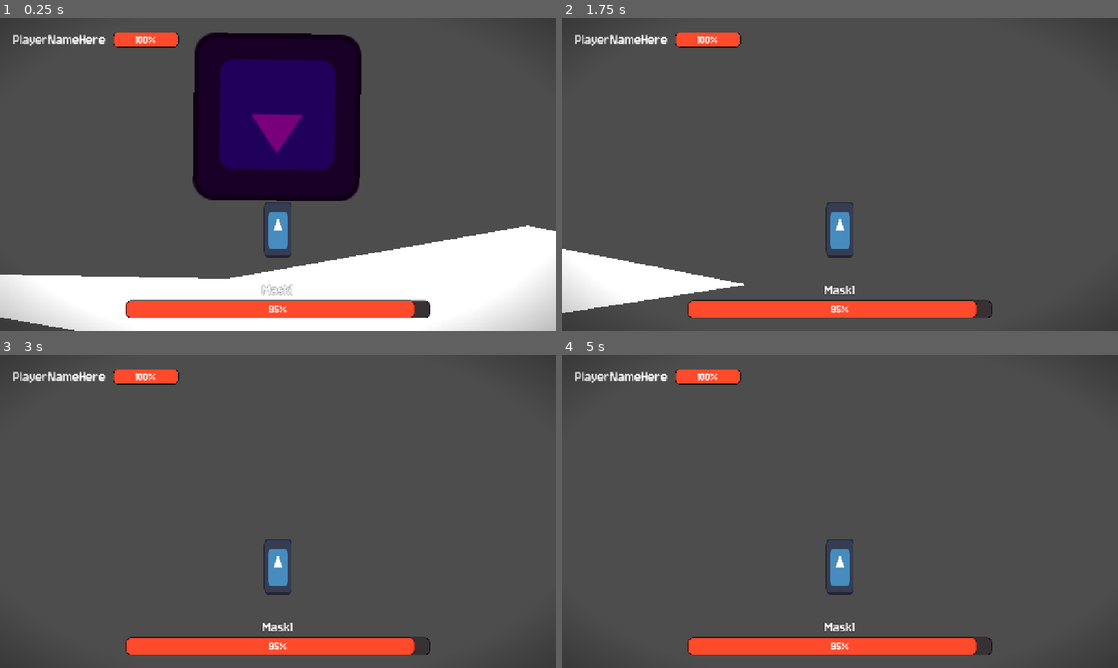
Above: before the commit, frames 1-4 (two rows, left to right).
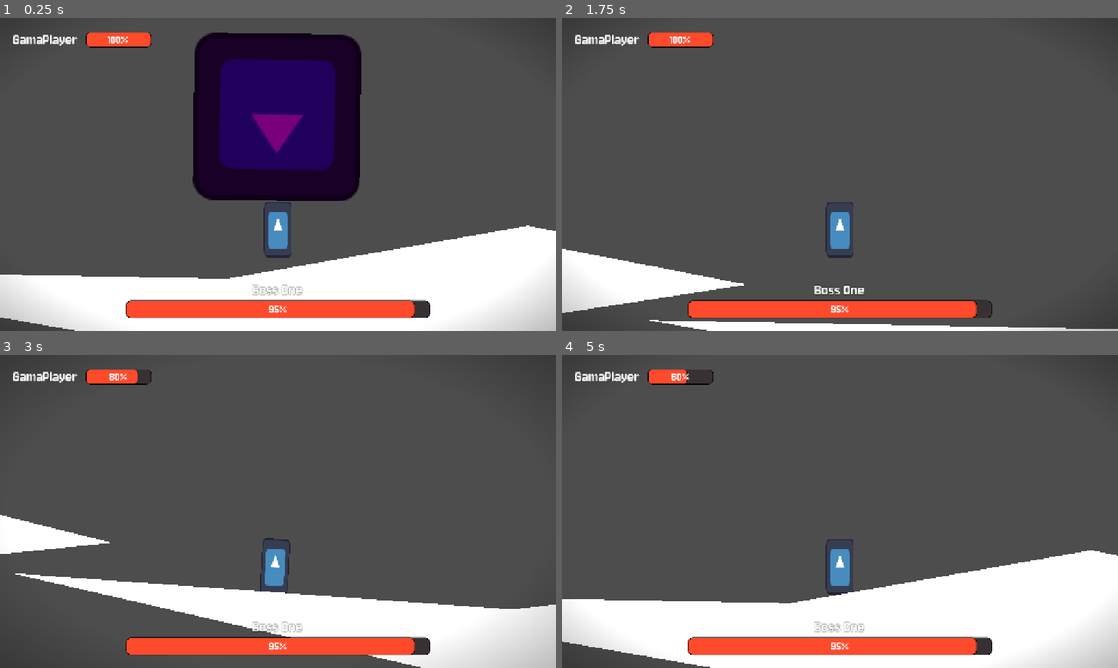
Above: after the commit, the same moments.

Repository: Jeremy-81/GamaBanda
Game: Godot game, scene res://scenes/boss_fight.tscn
Two runs of this game, one before a commit and one after it. Both use one fixed random seed, a clock stepped at 60 frames per second and the inputs below. The engine's default icon, where the game draws it, is replaced by a stand-in: a white triangle on a blue panel in a dark square.
Inputs:
- Up to frame 1 (0.25 s): no input
- Up to frame 2 (1.75 s): hold D (go_right) from 0.53 s (still down); tap Shift (dash) at 0.6, 1.35 s; tap Space (jump) at 0.77, 1.52 s
- Up to frame 3 (3 s): release D (go_right) at 2.03 s; hold A (go_left) 2.03-2.78 s; tap Shift (dash) at 2.1, 2.85 s; hold D (go_right) from 2.78 s (still down)
- Up to frame 4 (5 s): tap Space (jump) at 3.02, 3.77, 4.52 s; tap Shift (dash) at 3.6, 4.35 s; release D (go_right) at 4.28 s; hold A (go_left) from 4.28 s (still down)

The runs differ from the first frame. In frame 1, 1.0% of the frame differs, in the area x 2-55%, y 4-89%; in frame 2, 2.5%; in frame 3, 14%; in frame 4, 23%, in the area x 0-100%, y 4-100%.

Commit message:
Game over & game won

Diff:
--- a/ressources/theme.tres
+++ b/ressources/theme.tres
@@ -2,6 +2,17 @@
 
 [ext_resource type="FontFile" uid="uid://chla6mhf6wpl0" path="res://assets/fonts/Jersey_10/Jersey10-Regular.ttf" id="1_jb3ky"]
 [ext_resource type="FontFile" uid="uid://duqx5nydbyw75" path="res://assets/fonts/Jacquard_24/Jacquard24-Regular.ttf" id="2_cgoy4"]
+
+[sub_resource type="StyleBoxFlat" id="StyleBoxFlat_502qo"]
+bg_color = Color(0.5356966, 0.35413286, 0.07996858, 1)
+corner_radius_top_left = 5
+corner_radius_top_right = 5
+corner_radius_bottom_right = 5
+corner_radius_bottom_left = 5
+expand_margin_left = 20.0
+expand_margin_top = 10.0
+expand_margin_right = 20.0
+expand_margin_bottom = 10.0
 
 [sub_resource type="StyleBoxFlat" id="StyleBoxFlat_cgkd3"]
 bg_color = Color(0.3557113, 0.14816836, 0.6657926, 1)
@@ -42,6 +53,7 @@
 Button/constants/outline_size = 7
 Button/font_sizes/font_size = 30
 Button/fonts/font = ExtResource("1_jb3ky")
+Button/styles/hover = SubResource("StyleBoxFlat_502qo")
 Button/styles/normal = SubResource("StyleBoxFlat_cgkd3")
 Label/constants/outline_size = 3
 Label/font_sizes/font_size = 37
--- a/scenes/boss_attacks/boss_attack.gd
+++ b/scenes/boss_attacks/boss_attack.gd
@@ -1,18 +1,23 @@
 extends AnimatableBody2D
 
 @export var damage: float
-@export var target: Node
 @export var speed: float
+@export var player: Node
 
-var player
+var damage_dealt := false
 
-func _ready() -> void:
-	pass
 
 func _physics_process(delta: float) -> void:
+	if damage_dealt:
+		return
 	var step := speed * delta
 	var direction = player.global_position
 	global_position += direction * step
 
+
 func get_damage() -> float:
+	damage_dealt = true
 	return damage
+
+func destroy_object() -> void:
+	queue_free()
--- a/scenes/boss_attacks/boss_attack.tscn
+++ b/scenes/boss_attacks/boss_attack.tscn
@@ -39,27 +39,26 @@
 "speed": 5.0
 }]
 
-[sub_resource type="CircleShape2D" id="CircleShape2D_cmqgb"]
-radius = 18.027756
-
-[sub_resource type="CircleShape2D" id="CircleShape2D_fefrm"]
-radius = 28.160255
+[sub_resource type="RectangleShape2D" id="RectangleShape2D_fefrm"]
+size = Vector2(74, 74)
 
 [node name="BossAttack" type="AnimatableBody2D" unique_id=1234559325]
 script = ExtResource("1_fefrm")
-damage = 5.0
-speed = 3.0
+damage = 20.0
+speed = 1.5
 
 [node name="AnimatedSprite2D" type="AnimatedSprite2D" parent="." unique_id=398896364]
+scale = Vector2(2.25, 2.25)
 sprite_frames = SubResource("SpriteFrames_sddsa")
 autoplay = "default"
 frame_progress = 0.61080515
 
 [node name="CollisionShape2D" type="CollisionShape2D" parent="." unique_id=1558523574]
-shape = SubResource("CircleShape2D_cmqgb")
+shape = SubResource("RectangleShape2D_fefrm")
 debug_color = Color(0.8776978, 0.2844998, 0.4937958, 0.41960785)
 
 [node name="Area2D" type="Area2D" parent="." unique_id=146741015]
+collision_mask = 3
 
 [node name="CollisionShape2D" type="CollisionShape2D" parent="Area2D" unique_id=687042684]
-shape = SubResource("CircleShape2D_fefrm")
+shape = SubResource("RectangleShape2D_fefrm")
--- a/scenes/boss_fight.tscn
+++ b/scenes/boss_fight.tscn
@@ -11,7 +11,7 @@
 [node name="Player" parent="." unique_id=2105575625 instance=ExtResource("2_7ydql")]
 position = Vector2(0, -3)
 hp = 100.0
-player_name = "PlayerNameHere"
+player_name = "GamaPlayer"
 damage = 5.0
 
 [node name="Polygon2D" type="Polygon2D" parent="." unique_id=1659728634]
@@ -22,9 +22,27 @@
 [node name="CollisionPolygon2D" type="CollisionPolygon2D" parent="Polygon2D/StaticBody2D" unique_id=973664096]
 polygon = PackedVector2Array(-118, 170, 575, 48, 1438, 216, 501, 361, 37, 377, -1274, 148)
 
+[node name="Polygon2D2" type="Polygon2D" parent="." unique_id=982620267]
+position = Vector2(2485, 150)
+polygon = PackedVector2Array(-118, 170, 575, 48, 1438, 216, 501, 361, 37, 377, -1274, 148)
+
+[node name="StaticBody2D" type="StaticBody2D" parent="Polygon2D2" unique_id=766187889]
+
+[node name="CollisionPolygon2D" type="CollisionPolygon2D" parent="Polygon2D2/StaticBody2D" unique_id=299076206]
+polygon = PackedVector2Array(-118, 170, 575, 48, 1438, 216, 501, 361, 37, 377, -1274, 148)
+
+[node name="Polygon2D3" type="Polygon2D" parent="." unique_id=1261851504]
+position = Vector2(-2107, 128)
+polygon = PackedVector2Array(-118, 170, 575, 48, 1438, 216, 501, 361, 37, 377, -1274, 148)
+
+[node name="StaticBody2D" type="StaticBody2D" parent="Polygon2D3" unique_id=1910245472]
+
+[node name="CollisionPolygon2D" type="CollisionPolygon2D" parent="Polygon2D3/StaticBody2D" unique_id=1483175708]
+polygon = PackedVector2Array(-118, 170, 575, 48, 1438, 216, 501, 361, 37, 377, -1274, 148)
+
 [node name="Boss" parent="." unique_id=623795894 node_paths=PackedStringArray("player") instance=ExtResource("3_7ydql")]
 position = Vector2(-1, -27)
-boss_name = "Mask1"
+boss_name = "Boss One"
 hp = 100.0
 player = NodePath("../Player")
 
--- a/scenes/game_interface.gd
+++ b/scenes/game_interface.gd
@@ -16,6 +16,8 @@
 
 	player.player_ready.connect(player_interface_init)
 	player.life_changed.connect(update_player_life)
+	player.player_died.connect(game_loose)
+
 
 func update_boss_life(hp) -> void:
 	boss_life.value = hp
@@ -35,4 +37,13 @@
 
 
 func game_won() -> void:
-	boss_name.text = "Boss DEAD - VICTORY"
+	get_tree().paused = true
+	%GameWon.show()
+
+func game_loose() -> void:
+	get_tree().paused = true
+	%GameOver.show()
+
+func _on_menu_button_pressed() -> void:
+	get_tree().paused = false
+	get_tree().change_scene_to_file("res://scenes/menu/menu.tscn")
--- a/scenes/game_interface.tscn
+++ b/scenes/game_interface.tscn
@@ -65,3 +65,80 @@
 layout_mode = 2
 step = 0.1
 value = 70.0
+
+[node name="GameOver" type="ColorRect" parent="." unique_id=1863885616]
+unique_name_in_owner = true
+process_mode = 2
+visible = false
+layout_mode = 1
+anchors_preset = 15
+anchor_right = 1.0
+anchor_bottom = 1.0
+grow_horizontal = 2
+grow_vertical = 2
+color = Color(0, 0, 0, 0.6313726)
+
+[node name="MarginContainer" type="MarginContainer" parent="GameOver" unique_id=1404996130]
+layout_mode = 1
+anchors_preset = 15
+anchor_right = 1.0
+anchor_bottom = 1.0
+grow_horizontal = 2
+grow_vertical = 2
+
+[node name="VBoxContainer" type="VBoxContainer" parent="GameOver/MarginContainer" unique_id=1378016458]
+layout_mode = 2
+theme_override_constants/separation = 130
+alignment = 1
+
+[node name="Label" type="Label" parent="GameOver/MarginContainer/VBoxContainer" unique_id=815151058]
+layout_mode = 2
+theme_type_variation = &"Title"
+text = "Game over !"
+horizontal_alignment = 1
+
+[node name="MenuButton" type="Button" parent="GameOver/MarginContainer/VBoxContainer" unique_id=1451284038]
+layout_mode = 2
+size_flags_horizontal = 4
+size_flags_vertical = 4
+text = "Menu"
+
+[node name="GameWon" type="ColorRect" parent="." unique_id=2039490906]
+unique_name_in_owner = true
+process_mode = 2
+visible = false
+layout_mode = 1
+anchors_preset = 15
+anchor_right = 1.0
+anchor_bottom = 1.0
+grow_horizontal = 2
+grow_vertical = 2
+color = Color(1, 1, 1, 0.6313726)
+
+[node name="MarginContainer" type="MarginContainer" parent="GameWon" unique_id=327640521]
+layout_mode = 1
+anchors_preset = 15
+anchor_right = 1.0
+anchor_bottom = 1.0
+grow_horizontal = 2
+grow_vertical = 2
+
+[node name="VBoxContainer" type="VBoxContainer" parent="GameWon/MarginContainer" unique_id=632715889]
+layout_mode = 2
+theme_override_constants/separation = 130
+alignment = 1
+
+[node name="Label" type="Label" parent="GameWon/MarginContainer/VBoxContainer" unique_id=1832827036]
+layout_mode = 2
+theme_type_variation = &"Title"
+text = "Game Won !"
+horizontal_alignment = 1
+
+[node name="MenuButton" type="Button" parent="GameWon/MarginContainer/VBoxContainer" unique_id=674199456]
+layout_mode = 2
+size_flags_horizontal = 4
+size_flags_vertical = 4
+text = "Menu"
+
+[connection signal="pressed" from="GameOver/MarginContainer/VBoxContainer/MenuButton" to="." method="_on_menu_button_pressed"]
+[connection signal="pressed" from="GameWon/MarginContainer/VBoxContainer/MenuButton" to="." method="_on_menu_button_pressed"]
--- a/scenes/menu/menu.gd
+++ b/scenes/menu/menu.gd
@@ -1,13 +1,10 @@
 extends Control
-
-
-func _on_exit_pressed() -> void:
-	get_tree().quit()
-
 
 func _on_play_pressed() -> void:
 	get_tree().change_scene_to_file("res://scenes/game.tscn")
 
-
 func _on_play_2_pressed() -> void:
 	get_tree().change_scene_to_file("res://scenes/boss_fight.tscn")
+
+func _on_exit_pressed() -> void:
+	get_tree().quit()
--- a/scenes/objects/boss/boss.gd
+++ b/scenes/objects/boss/boss.gd
@@ -16,32 +16,32 @@
 	await get_tree().process_frame
 	boss_ready.emit(boss_name, hp)
 
-func _process(delta: float) -> void:
-	pass
 
 func moove_to_background() -> void:
 	sprite_2d.scale = sprite_2d.scale /2
+
+func _on_timer_timeout() -> void:
+	moove_to_background()
+	attack()
 
 func attack() -> void:
 	var attack : Node = preload("res://scenes/boss_attacks/boss_attack.tscn").instantiate()
 	attack.player = player
 	add_child(attack)
 
-func _on_timer_timeout() -> void:
-	moove_to_background()
-	attack()
+func get_damage() -> float:
+	return damage
 
 func take_damage(amount: float) -> void:
 	hp -= amount
 	if hp < 0.0:
 		hp = 0.0
+
 	boss_damage.emit(hp)
 	if hp == 0.0:
 		boss_die()
 
+
 func boss_die() -> void:
 	boss_died.emit()
 	queue_free()
-
-func get_damage() -> float:
-	return damage
--- a/scenes/objects/hitbox/hitbox.gd
+++ b/scenes/objects/hitbox/hitbox.gd
@@ -1,6 +1,5 @@
 extends Area2D
 
-@export var damage: float
 @export var entity: Node
 
 func take_damage(amount: float) -> void:
@@ -9,6 +8,7 @@
 	else:
 		push_error("No take_damage method in the called entity")
 
-
 func _on_area_entered(area: Area2D) -> void:
 	take_damage(area.get_parent().get_damage())
+	if area.get_parent().has_method("destroy_object"):
+		area.get_parent().destroy_object()
--- a/scenes/objects/player/player.gd
+++ b/scenes/objects/player/player.gd
@@ -2,6 +2,7 @@
 
 signal life_changed(life)
 signal player_ready(name, hp)
+signal player_died
 
 @export var hp: float
 @export var player_name: String
@@ -102,7 +103,15 @@
 
 func take_damage(amount: float) -> void:
 	hp -= amount
+	if hp < 0.0:
+		hp = 0.0
 	life_changed.emit(hp)
+	if hp == 0.0:
+		player_die()
 
 func get_damage() -> float:
 	return damage
+
+
+func player_die() -> void:
+	player_died.emit()
--- a/scenes/objects/player/player.tscn
+++ b/scenes/objects/player/player.tscn
@@ -37,7 +37,7 @@
 scale_max = 0.59999996
 
 [sub_resource type="RectangleShape2D" id="RectangleShape2D_0a575"]
-size = Vector2(60, 123.5)
+size = Vector2(80, 131)
 
 [node name="Player" type="CharacterBody2D" unique_id=2105575625]
 script = ExtResource("1_g10m2")
@@ -89,5 +89,5 @@
 entity = NodePath("..")
 
 [node name="CollisionShape2D" type="CollisionShape2D" parent="Hitbox" unique_id=1238569936]
-position = Vector2(-1, -0.75)
+position = Vector2(0, -0.5)
 shape = SubResource("RectangleShape2D_0a575")
